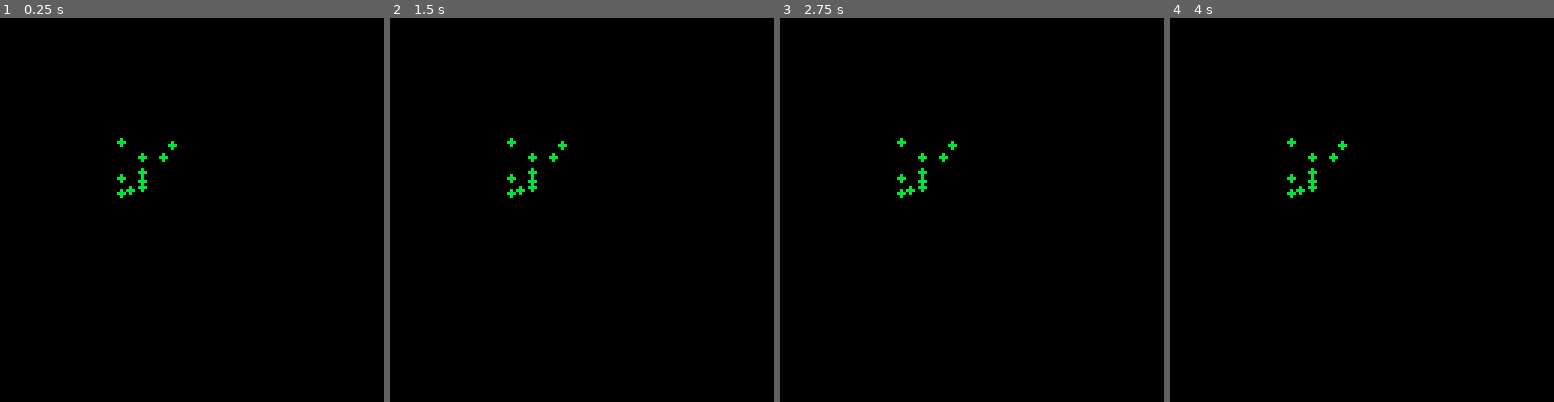
Above: before the commit, frames 1-4 (left to right).
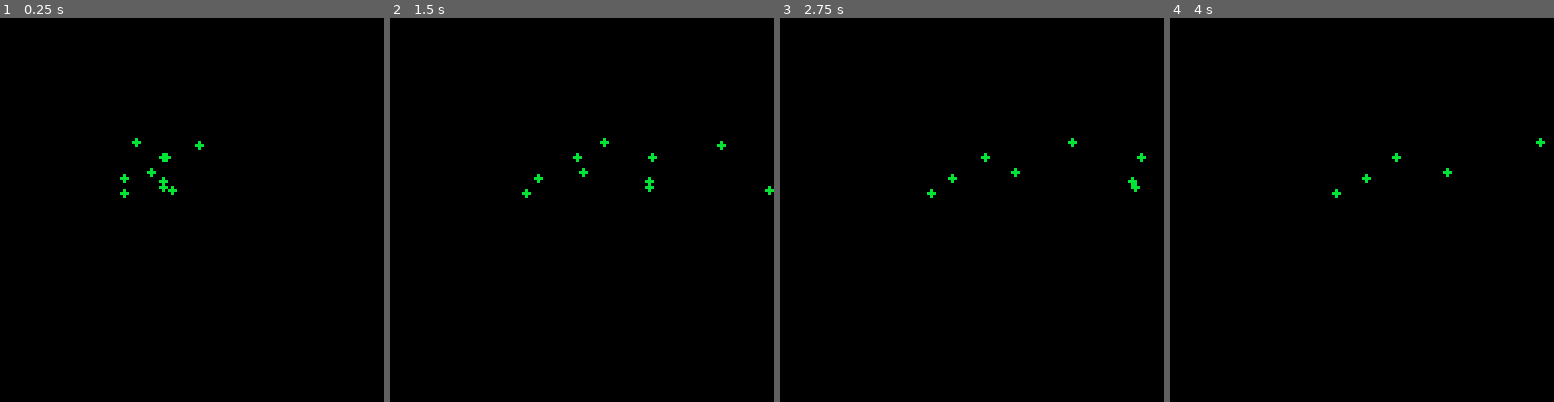
Above: after the commit, the same moments.

Repository: JohnErnestBonanno/pico8
Game: PICO-8 cartridge fire_particles.p8
The game is run twice, just before and just after one commit, with the same random seed, the same clock (stepped at 60 frames per second) and the same inputs.
Inputs:
- Up to frame 1 (0.25 s): no input
- Up to frame 2 (1.5 s): no input
- Up to frame 3 (2.75 s): no input
- Up to frame 4 (4 s): no input

The runs differ from the first frame. In frame 1, 0.5% of the frame differs, in the area x 30-54%, y 31-47%; in frame 2, 0.6%, in the area x 30-100%, y 31-47%; in frame 3, 0.5%; in frame 4, 0.5%.

Commit message:
Give random speed on x axis via update() function

Diff:
--- a/fire_particles.p8
+++ b/fire_particles.p8
@@ -12,13 +12,16 @@
 		y=40+rnd(20),
 		r=1,
 		c=11,
-		speed=1
+		speed=rnd(2)
 		})
 	end
 
 end
 
 function _update()
+	for p in all(parts) do
+		p.x+=p.speed
+	end
 end
 
 function _draw()
